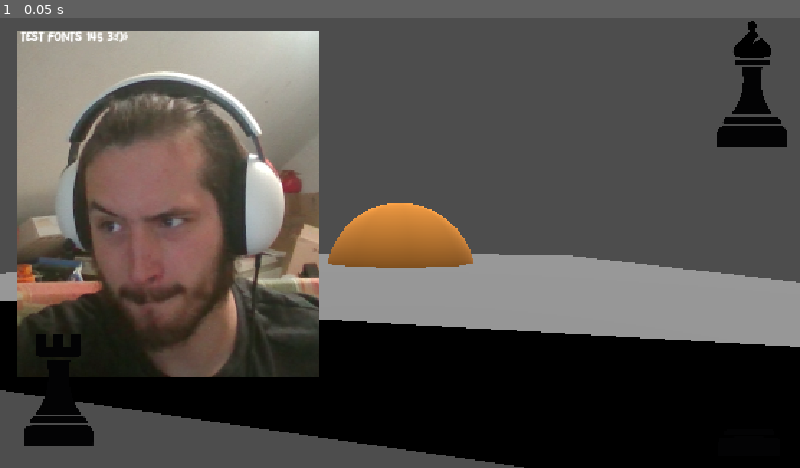
Above: before the commit, frame 1.
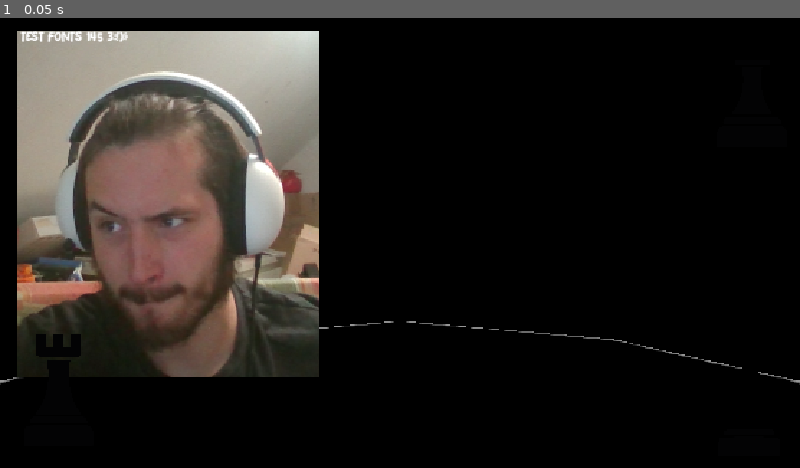
Above: after the commit, the same moment.

Repository: LouPirate05/ricochet-bang
Game: Godot game, scene res://base.tscn
Same seed, same stepped clock (60 frames per second), same inputs: the game is played once before the commit and once after it.
Inputs:
- Up to frame 1 (0.05 s): no input

The runs differ from the first frame. In frame 1, 49% of the frame differs, in the area x 0-100%, y 0-100%.

Commit message:
réglage 18/11
j'suis occuper de tenter de fix la cam, j'veux que sa soit constamment visible pour le joueur + qu'on puisse bouger la caméra en utilisant les touche du clavier pour tourner autour de l'oeuf.

le problème de la cam est régler, ct à cause du arm3D qui foutain le zbeul

Diff:
--- a/jeu-3d---godot-learn- test prototypage/base.tscn
+++ b/jeu-3d---godot-learn- test prototypage/base.tscn
@@ -36,9 +36,6 @@
 transform = Transform3D(1, 0, 0, 0, -0.0054176026, 0.99998534, 0, -0.99998534, -0.0054176026, 0, 16.12283, 0)
 shadow_enabled = true
 
-[node name="CharacterBody3D" type="CharacterBody3D" parent="." unique_id=389109500]
-transform = Transform3D(1, 0, 0, 0, 1, 0, 0, 0, 1, 0, -2.29498, 0)
-
 [node name="CollisionShape3D (collision de la forme)" type="CollisionShape3D" parent="." unique_id=1466342204]
 transform = Transform3D(1, 0, 0, 0, 1, 0, 0, 0, 1, 0, -2.29498, 0)
 shape = SubResource("BoxShape3D_h8xou")
@@ -49,4 +46,3 @@
 surface_material_override/0 = SubResource("StandardMaterial3D_h8xou")
 
 [node name="player" parent="." unique_id=1089279907 instance=ExtResource("1_rpg24")]
-transform = Transform3D(-0.2048146, 0, 0.9788009, 0, 1, 0, -0.9788009, 0, -0.2048146, 0, 0, 0)
--- /dev/null
+++ b/jeu-3d---godot-learn- test prototypage/point.tscn/camera_3d.gd
@@ -0,0 +1,28 @@
+extends Camera3D
+
+@export var acceleration = 25.0
+@export var moveSpeed = 5.0
+@export var mouseSpeed = 300
+
+var velocity = Vector3.ZERO
+var lookAngles = Vector2.ZERO
+
+
+# Called when the node enters the scene tree for the first time.
+func _ready() -> void:
+	pass # Replace with function body.
+
+
+# Called every frame. 'delta' is the elapsed time since the previous frame.
+func _process(delta):
+	##ça sa sert à savoir jusqu'où la caméra peut regarder en haut et en bas
+	lookAngles.y = clamp(lookAngles.y, PI / -2, PI / 2)
+	set_rotation(Vector3(lookAngles.y, lookAngles.x, 0))
+
+
+
+
+func _input(event):
+	## ça c pour la mouse rotation
+	if event is inputEventMouseMotion:
+		lookAngles -= event.relative / mouseSpeed
--- /dev/null
+++ b/jeu-3d---godot-learn- test prototypage/point.tscn/camera_player.gd
@@ -0,0 +1,11 @@
+extends Camera3D
+
+
+# Called when the node enters the scene tree for the first time.
+func _ready() -> void:
+	pass # Replace with function body.
+
+
+# Called every frame. 'delta' is the elapsed time since the previous frame.
+func _process(delta: float) -> void:
+	pass
--- a/jeu-3d---godot-learn- test prototypage/point.tscn/control.gd
+++ b/jeu-3d---godot-learn- test prototypage/point.tscn/control.gd
@@ -7,7 +7,7 @@
 
 
 # Called every frame. 'delta' is the elapsed time since the previous frame.
-func _process(delta: float) -> void:
+func _process(_delta: float) -> void:
 	if Input.is_action_pressed("menu_showing"):
 		Label.show
 	#else Input.is_action_pressed("Move_Backward"):
--- a/jeu-3d---godot-learn- test prototypage/point.tscn/player.tscn
+++ b/jeu-3d---godot-learn- test prototypage/point.tscn/player.tscn
@@ -3,10 +3,11 @@
 [ext_resource type="Texture2D" uid="uid://p1ws8y13334c" path="res://assets pas important/Capture d'écran 2026-10-29 132350.png" id="1_jaq5a"]
 [ext_resource type="Script" uid="uid://canwfabt34njd" path="res://point.tscn/control.gd" id="2_eeouq"]
 [ext_resource type="FontFile" uid="uid://d3ckd4v7emymk" path="res://matcha_style/Matcha Style.ttf" id="2_ie3af"]
-[ext_resource type="Script" uid="uid://dqnfktieb82yj" path="res://script/camera_3d.gd" id="3_eeouq"]
 [ext_resource type="Texture2D" uid="uid://bqv4rt0jjg1nr" path="res://assets pas important/Fichier 22.png" id="5_eeouq"]
 [ext_resource type="Texture2D" uid="uid://h2gay2c4foyc" path="res://assets pas important/Fichier 23.png" id="6_vpagf"]
 [ext_resource type="Texture2D" uid="uid://bawt4gkms5fda" path="res://assets pas important/Fichier 24.png" id="7_0v1fi"]
+[ext_resource type="Script" uid="uid://fjum4kxjam7k" path="res://point.tscn/camera_player.gd" id="7_kbkvm"]
+[ext_resource type="Script" uid="uid://dvcifnqdxj4hl" path="res://point.tscn/player_scrpit.gd" id="8_0v1fi"]
 
 [sub_resource type="LabelSettings" id="LabelSettings_iatyx"]
 font = ExtResource("2_ie3af")
@@ -60,14 +61,13 @@
 text = "test fonts 145 3:!)>"
 label_settings = SubResource("LabelSettings_iatyx")
 
-[node name="Camera3D" type="Camera3D" parent="." unique_id=1964527807]
-transform = Transform3D(1, 0, 0, 0, 1, 0, 0, 0, 1, 0, 0, 20.012972)
-cull_mask = 1047553
-script = ExtResource("3_eeouq")
+[node name="camera_player" type="Camera3D" parent="." unique_id=805231503]
+script = ExtResource("7_kbkvm")
 
 [node name="CharacterBody3D" type="CharacterBody3D" parent="." unique_id=1241405565]
 transform = Transform3D(2, 0, 0, 0, 2, 0, 0, 0, 2, 0, 0, 0)
 motion_mode = 1
+script = ExtResource("8_0v1fi")
 
 [node name="Pivot" type="Node3D" parent="CharacterBody3D" unique_id=1848712531]
 
--- /dev/null
+++ b/jeu-3d---godot-learn- test prototypage/point.tscn/player_scrpit.gd
@@ -0,0 +1,39 @@
+extends CharacterBody3D
+
+
+# How fast the player moves in meters per second.
+@export var speed = 14
+# The downward acceleration when in the air, in meters per second squared.
+@export var fall_acceleration = 75
+# Vertical impulse applied to the character upon jumping in meters per second.
+@export var jump_impulse = 20
+# Vertical impulse applied to the character upon bouncing over a mob in
+# meters per second.
+@export var bounce_impulse = 16
+# Emitted when the player was hit by a mob.
+
+var target_velocity = Vector3.ZERO
+
+
+##ça sa sert à garder l'info du mouvement qu'on donne.
+func _physic_process(_delta):
+	var direction = Vector3.ZERO
+
+	#ça c pour les control et les inputs du joueur!!(en-dessous)
+	if Input.is_action_pressed("Move_right"):
+		direction.rotate.y += 2000
+	if Input.is_action_pressed("Move_left"):
+		direction.rotate.y -= 2000
+
+	if direction != Vector3.ZERO:
+		direction = direction.normalized()
+		# Setting the basis property will affect the rotation of the node.
+		$Pivot.basis = Basis.looking_at(direction)
+
+#	if Input.is_action_pressed("Move_Backward"):
+#		direction.y += 10
+#	if Input.is_action_pressed("Move_Forward"):
+#		direction.y -= 10
+# Moving the Character
+	velocity = target_velocity
+	move_and_slide()
--- a/jeu-3d---godot-learn- test prototypage/project.godot
+++ b/jeu-3d---godot-learn- test prototypage/project.godot
@@ -22,22 +22,22 @@
 
 [input]
 
-Move_Left={
+Move_left={
 "deadzone": 0.2,
 "events": [Object(InputEventKey,"resource_local_to_scene":false,"resource_name":"","device":16,"window_id":0,"alt_press …(190 unchanged characters)…
 ]
 }
-Move_Right={
+Move_right={
 "deadzone": 0.2,
 "events": [Object(InputEventKey,"resource_local_to_scene":false,"resource_name":"","device":-1,"window_id":0,"alt_press …(192 unchanged characters)…
 ]
 }
-Move_Forward={
+Move_forward={
 "deadzone": 0.2,
 "events": [Object(InputEventKey,"resource_local_to_scene":false,"resource_name":"","device":16,"window_id":0,"alt_press …(190 unchanged characters)…
 ]
 }
-Move_Backward={
+Move_backward={
 "deadzone": 0.2,
 "events": [Object(InputEventKey,"resource_local_to_scene":false,"resource_name":"","device":-1,"window_id":0,"alt_press …(192 unchanged characters)…
 ]
--- a/jeu-3d---godot-learn- test prototypage/script/camera_3d.gd
+++ b/jeu-3d---godot-learn- test prototypage/script/camera_3d.gd
@@ -14,14 +14,22 @@
 var velocity =  PI
 var target_velocity = Vector3.ZERO
 
-func _physics_process(delta):
+
+##ça sa sert à garder l'info du mouvement qu'on donne.
+func _physic_process(_delta):
 	var direction = Vector3.ZERO
 
 	#ça c pour les control et les inputs du joueur!!(en-dessous)
 	if Input.is_action_pressed("Move_Right"):
-		direction.y += 10
+		direction.rotate.y += 2000
 	if Input.is_action_pressed("Move_Left"):
-		direction.y -= 10
+		direction.y -= 2000
+
+	if direction != Vector3.ZERO:
+		direction = direction.normalized()
+		# Setting the basis property will affect the rotation of the node.
+		$Pivot.basis = Basis.looking_at(direction)
+
 #	if Input.is_action_pressed("Move_Backward"):
 #		direction.y += 10
 #	if Input.is_action_pressed("Move_Forward"):
Not shown, added: jeu-3d---godot-learn- test prototypage/point.tscn/camera_3d.gd.uid
Not shown, added: jeu-3d---godot-learn- test prototypage/point.tscn/camera_player.gd.uid
Not shown, added: jeu-3d---godot-learn- test prototypage/point.tscn/player_scrpit.gd.uid
